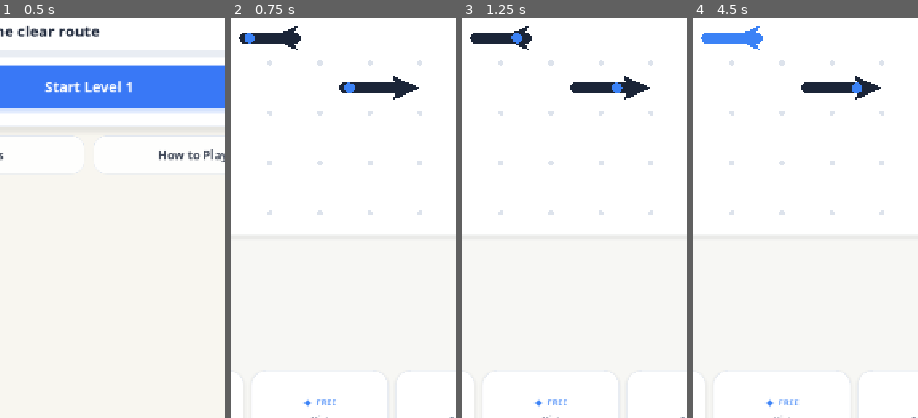
Above: before the commit, frames 1-4 (left to right).
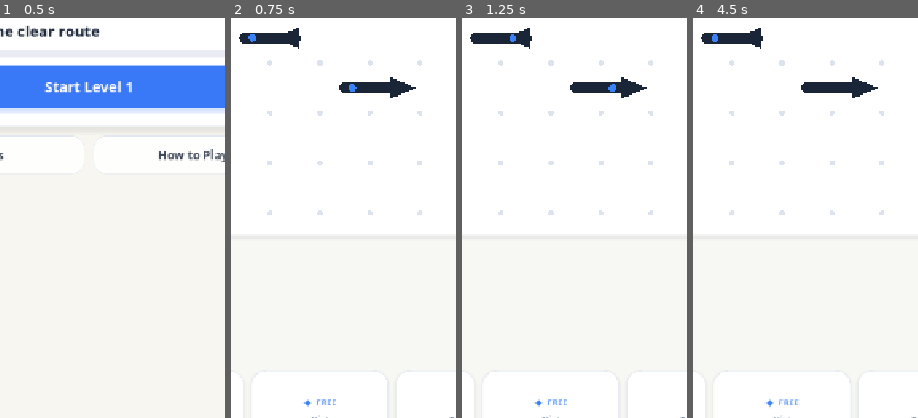
Above: after the commit, the same moments.

Repository: arvindgaikwad/Pathbreak
Game: Godot game, scene res://scenes/MainMenu.tscn
Two runs of this game, one before a commit and one after it. Both use one fixed random seed, a clock stepped at 60 frames per second and the inputs below.
Inputs (mouse positions are % of the whole screen's width and height, from its top left):
- Up to frame 1 (0.5 s): no input
- Up to frame 2 (0.75 s): click "Start Level 1" at 0.5 s
- Up to frame 3 (1.25 s): no input
- Up to frame 4 (4.5 s): click "←" at 1.25 s; click "Start Level 1" at 2 s; click "⚙" at 2.75 s; click "Restart" at 3.5 s; click (50, 93) at 4.27 s
The pictures show only the part of the screen within x 30-80%, y 44-94%; the shares and areas given below are measured in that part.

Frame 1 is identical in both runs. In frame 2, 0.4% of the frame differs, in the area x 6-84%, y 2-21%; in frame 3, 0.4%; in frame 4, 1.1%, in the area x 3-84%, y 2-21%.

Commit message:
Refine Pathbreak arrow glyphs and direction cues

Diff:
--- a/scripts/gameplay/puzzle_piece.gd
+++ b/scripts/gameplay/puzzle_piece.gd
@@ -20,6 +20,8 @@
 const COLOR_HIGH_CONTRAST_PATH := Color("#07101F")
 const COLOR_ACCENT := Color("#3B82F6")
 const COLOR_ERROR := Color("#EF5B5B")
+const MARKER_START_PROGRESS := 0.06
+const MARKER_END_PROGRESS := 0.78
 
 func init_from_data(data: PuzzlePieceData, new_grid_size: float = 64.0) -> void:
 	piece_data = data
@@ -68,7 +70,7 @@
 func _draw_tail_dot() -> void:
 	var tail_position := _cell_center(cells[0])
 	var points := PackedVector2Array()
-	var radius := clampf(grid_size * 0.095, 5.0, 7.0)
+	var radius := clampf(grid_size * 0.075, 4.5, 6.0)
 	for point_index in range(18):
 		var angle := (float(point_index) / 18.0) * TAU
 		points.append(tail_position + Vector2(cos(angle), sin(angle)) * radius)
@@ -78,20 +80,22 @@
 func _draw_arrowhead() -> void:
 	var head_position := _cell_center(cells[-1])
 	var angle := Vector2(exit_direction).angle()
-	var length := clampf(grid_size * 0.50, 27.0, 35.0)
-	var half_height := clampf(grid_size * 0.25, 14.0, 18.0)
-	var notch := clampf(grid_size * 0.055, 3.0, 4.5)
+	var length := clampf(grid_size * 0.42, 24.0, 30.0)
+	var half_height := clampf(grid_size * 0.22, 13.0, 16.0)
+	var base_offset := clampf(grid_size * 0.10, 5.0, 7.0)
+
+	# A simple filled triangle stays readable in every cardinal direction and
+	# avoids the forked/fish-tail silhouette created by the previous notch.
 	arrow_head.polygon = PackedVector2Array([
 		Vector2(length, 0.0).rotated(angle) + head_position,
-		Vector2(-notch, -half_height).rotated(angle) + head_position,
-		Vector2(notch, 0.0).rotated(angle) + head_position,
-		Vector2(-notch, half_height).rotated(angle) + head_position
+		Vector2(-base_offset, -half_height).rotated(angle) + head_position,
+		Vector2(-base_offset, half_height).rotated(angle) + head_position
 	])
 	arrow_head.color = _normal_color()
 
 func _create_direction_marker() -> void:
 	direction_marker = Polygon2D.new()
-	direction_marker.polygon = _circle_polygon(clampf(grid_size * 0.105, 6.0, 8.0))
+	direction_marker.polygon = _circle_polygon(clampf(grid_size * 0.075, 4.5, 6.0))
 	direction_marker.color = COLOR_ACCENT
 	direction_marker.visible = false
 	add_child(direction_marker)
@@ -137,7 +141,7 @@
 	if direction_marker == null or line.points.is_empty():
 		return
 	direction_marker.visible = true
-	direction_marker.position = _point_on_path(clampf(progress, 0.0, 1.0))
+	direction_marker.position = _point_on_path(clampf(progress, MARKER_START_PROGRESS, MARKER_END_PROGRESS))
 
 func _point_on_path(progress: float) -> Vector2:
 	if line.points.is_empty():
@@ -223,30 +227,46 @@
 	if is_removed:
 		return
 	_stop_pulse()
-	set_color(COLOR_ACCENT)
+	reset_color()
 	if SettingsManager.reduce_motion:
+		set_color(COLOR_ACCENT)
 		var color_timer := get_tree().create_timer(0.55)
 		color_timer.timeout.connect(reset_color)
 		return
 
-	direction_tween = create_tween().set_loops(3)
-	direction_tween.tween_method(_set_direction_marker_progress, 0.0, 1.0, 0.62).set_trans(Tween.TRANS_SINE)
-	direction_tween.tween_interval(0.12)
-	direction_tween.finished.connect(func() -> void:
+	direction_tween = create_tween()
+	direction_tween.tween_method(
+		_set_direction_marker_progress,
+		MARKER_START_PROGRESS,
+		MARKER_END_PROGRESS,
+		0.62
+	).set_trans(Tween.TRANS_SINE)
+	direction_tween.tween_callback(func() -> void:
 		_hide_direction_marker()
-		reset_color()
+		set_color(COLOR_ACCENT)
 	)
+	direction_tween.tween_interval(0.62)
+	direction_tween.tween_callback(reset_color)
 
 func play_final_clear_preview() -> void:
 	if is_removed:
 		return
 	_stop_pulse()
-	set_color(COLOR_ACCENT)
+	reset_color()
 	if SettingsManager.reduce_motion:
+		set_color(COLOR_ACCENT)
 		return
 	direction_tween = create_tween()
-	direction_tween.tween_method(_set_direction_marker_progress, 0.0, 1.0, 0.42).set_trans(Tween.TRANS_SINE)
-	direction_tween.finished.connect(_hide_direction_marker)
+	direction_tween.tween_method(
+		_set_direction_marker_progress,
+		MARKER_START_PROGRESS,
+		MARKER_END_PROGRESS,
+		0.38
+	).set_trans(Tween.TRANS_SINE)
+	direction_tween.tween_callback(func() -> void:
+		_hide_direction_marker()
+		set_color(COLOR_ACCENT)
+	)
 
 func set_idle_pulse(enabled: bool) -> void:
 	_stop_pulse()
@@ -260,8 +280,14 @@
 
 	reset_color()
 	direction_tween = create_tween().set_loops()
-	direction_tween.tween_method(_set_direction_marker_progress, 0.0, 1.0, 0.95).set_trans(Tween.TRANS_SINE)
-	direction_tween.tween_interval(0.55)
+	direction_tween.tween_method(
+		_set_direction_marker_progress,
+		MARKER_START_PROGRESS,
+		MARKER_END_PROGRESS,
+		0.82
+	).set_trans(Tween.TRANS_SINE)
+	direction_tween.tween_callback(_hide_direction_marker)
+	direction_tween.tween_interval(0.48)
 
 func _hide_direction_marker() -> void:
 	if direction_marker != null:
